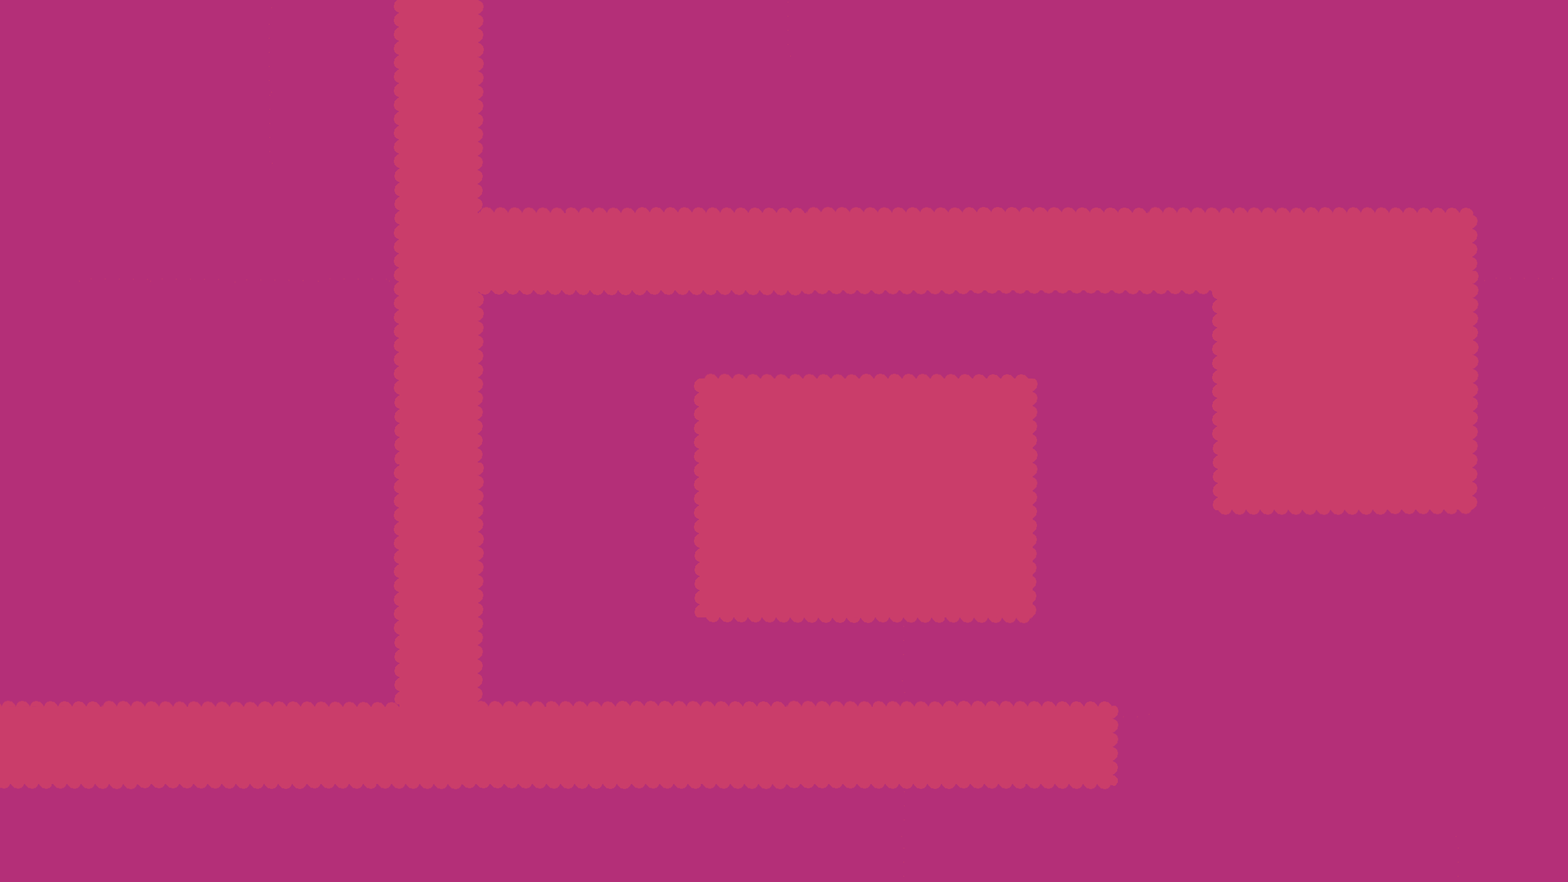
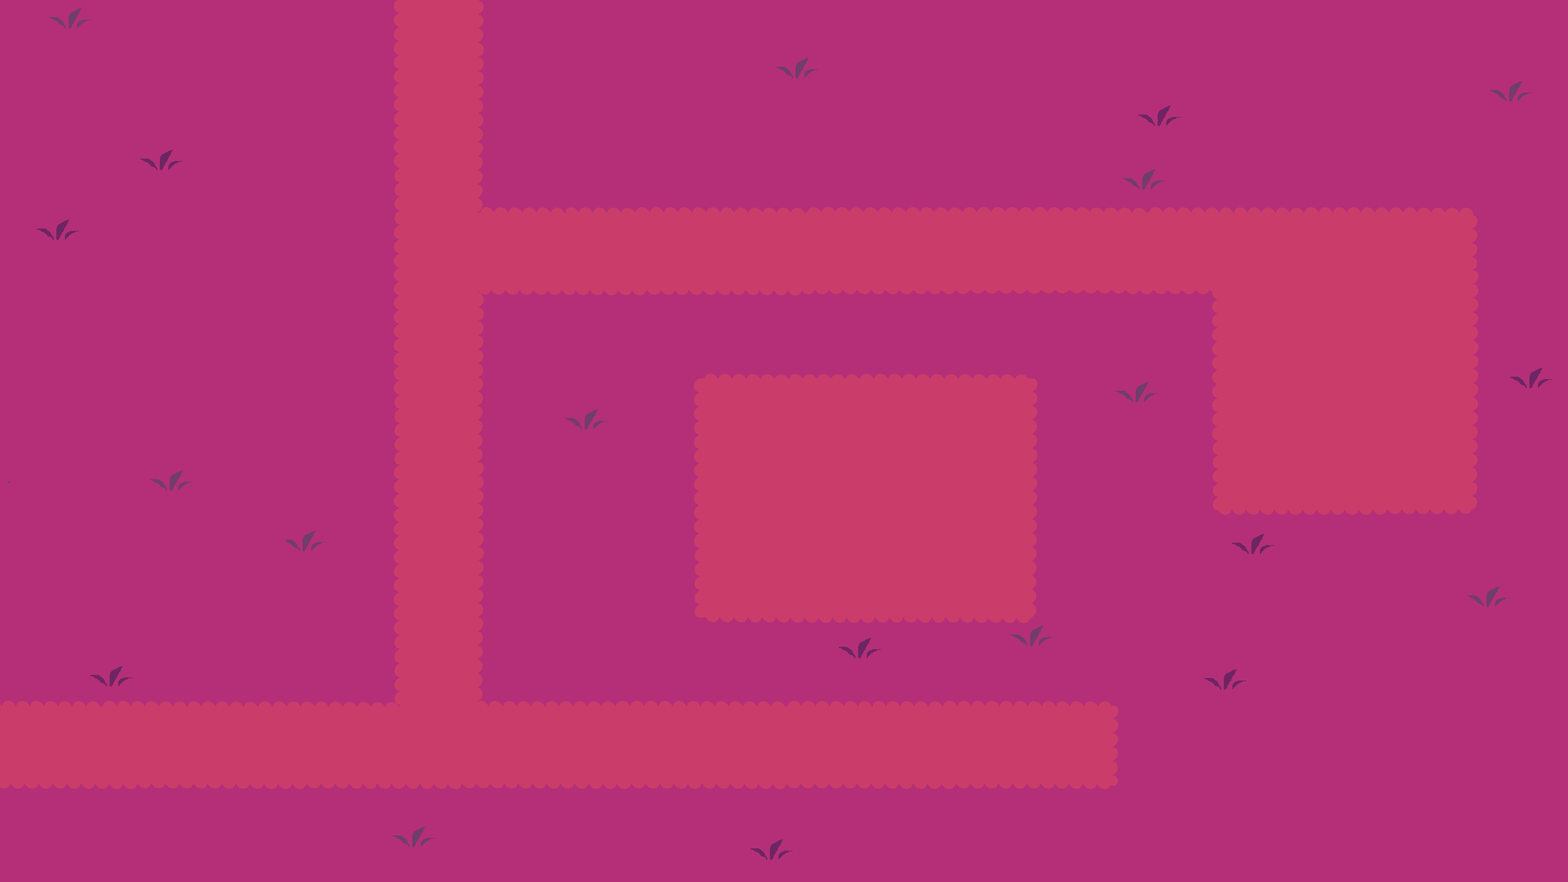
Two versions of the same layered image (1568x882). Layer-by-layer changes:
painted on "Paint Layer 1" (1st of 6) over (776, 57, 1181, 392)
painted on "Paint Layer 1" (2nd of 6) over (298, 548, 1216, 860)
painted on "Paint Layer 1" (3rd of 6) over (1010, 381, 1490, 690)
painted on "Paint Layer 1" (4th of 6) over (285, 408, 608, 552)
added layer "Paint Layer 1" (5th of 6) (50%) above "Paint Layer 1" over (7, 7, 1553, 860)
added layer "Paint Layer 1" (6th of 6) above "Paint Layer 1 Merged" over (7, 7, 1553, 860)
painted on "Paint Layer 1 Merged" over (7, 7, 1553, 860)
painted on "Background" over (7, 7, 1553, 860)